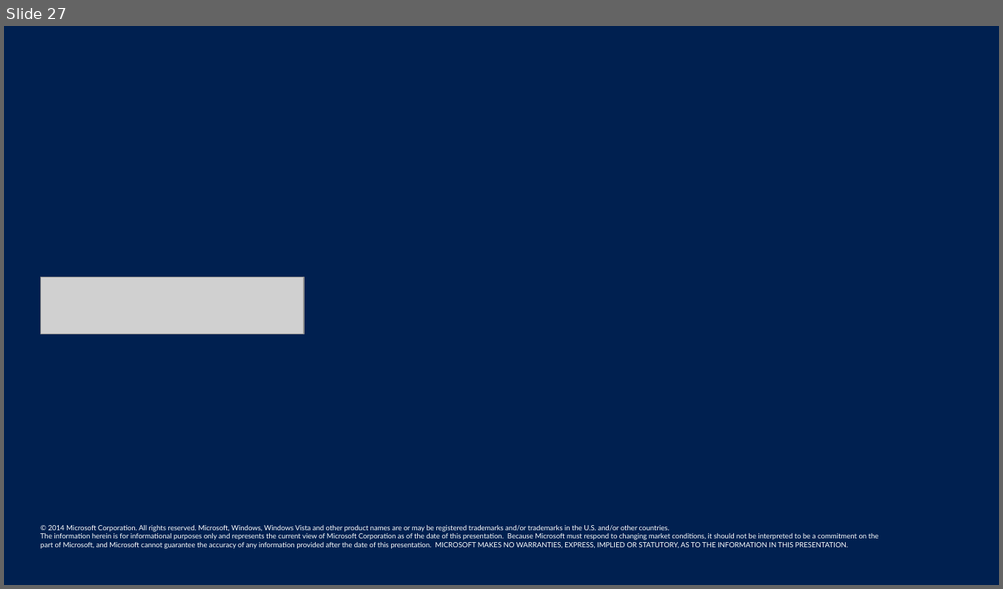
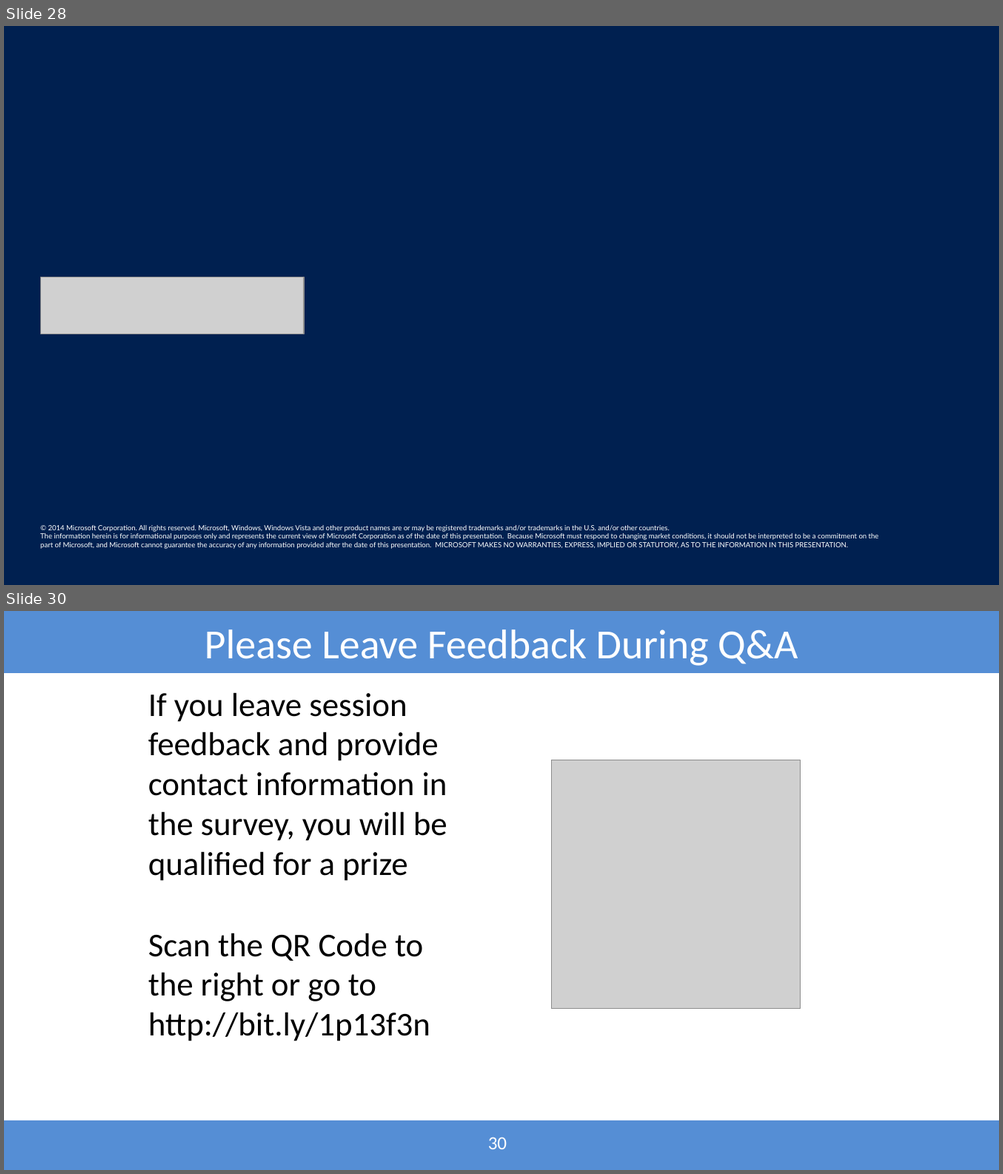
Before and after one commit to shawnweisfeld/20140912_SLAB, a slide deck: SLAB.pptx. Shown one above the other, each under a label of ours: slide 27 before the commit, slides 28 and 30 after it; the slides between them are not shown. The pictures are 1003x589 and 1003x1174 pixels, drawn with LibreOffice and Linux fonts; fonts in the diff are those of the drawing; grey boxes stand for pictures; background and template pictures are left out. Boxes give left, top, right and bottom in pixels: in the first picture for what was removed or moved away, otherwise in the second. Text is boxed around its words. In the diff, an @@ line names an element or a change of style, - is before the commit and + after.

```diff
--- a/SLAB.pptx
+++ b/SLAB.pptx
@@ slide 30 added at bbox=[4, 611, 999, 1170], background #FFFFFF @@
@@ rectangle added at bbox=[4, 611, 999, 673], fill #558ED5 @@
@@ title added at bbox=[205, 629, 797, 666], 40.8 pt, text #FFFFFF @@
+Please Leave Feedback During Q&A
@@ text added at bbox=[148, 692, 447, 1042], 32.6 pt, text #000000 @@
+If you leave session feedback and provide contact information in the survey, you will be qualified for a prize
+Scan the QR Code to the right or go to http://bit.ly/1p13f3n
@@ picture added at bbox=[551, 760, 800, 1009] @@
@@ rectangle added at bbox=[4, 1121, 999, 1170], fill #558ED5 @@
@@ page number added at bbox=[488, 1137, 506, 1150], 18.4 pt, text #FFFFFF @@
+30
@@ what was slide 27 is now slide 28 @@
```
Also in this commit, not shown: 1 slide changed, 3 other slides added.
